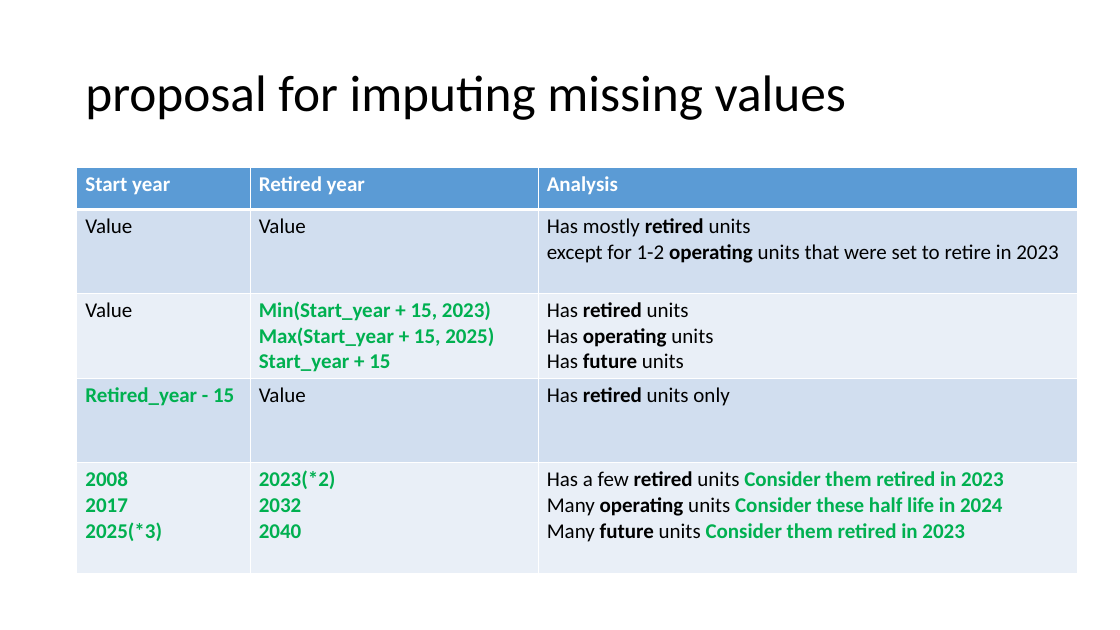
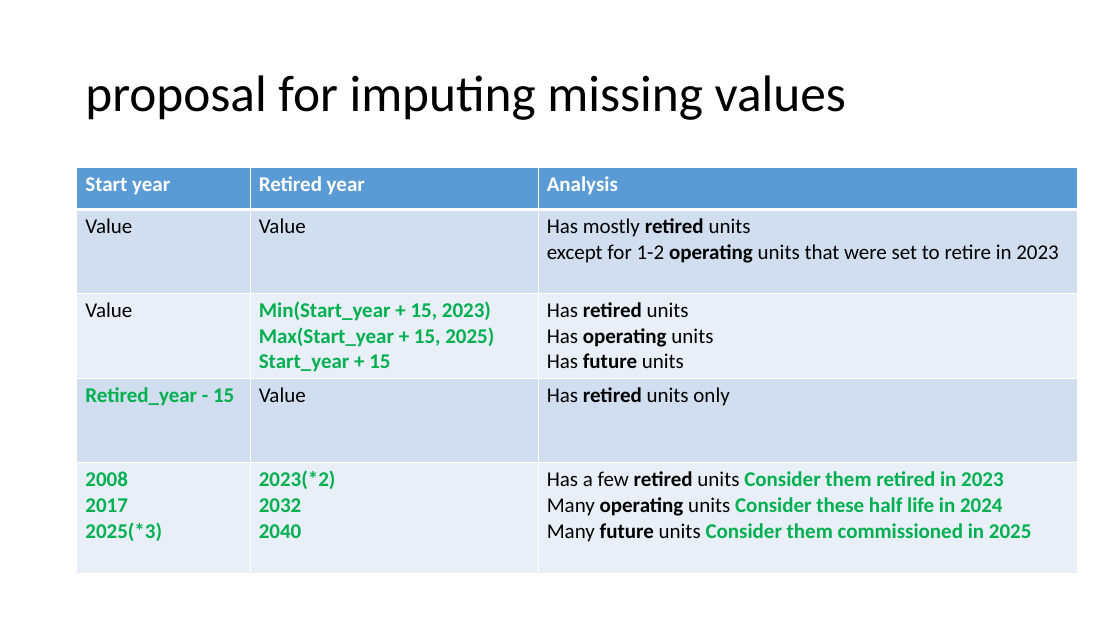
Before and after one commit to jorritvm/infovis, a slide deck: slide 5 of data/analysis/year_missing_data_approach.pptx. Drawn at 1120x630 pixels with LibreOffice and Linux fonts; fonts in the diff are those of the drawing. Boxes give left, top, right and bottom in pixels: in the first picture for what was removed or moved away, otherwise in the second. Text is boxed around its words. In the diff, an @@ line names an element or a change of style, - is before the commit and + after.

```diff
--- a/data/analysis/year_missing_data_approach.pptx
+++ b/data/analysis/year_missing_data_approach.pptx
@@ table at (77, 168, 1077, 571) @@
-row 5, column 3: Has a few retired units Consider them retired in 2023 / Many operating units Consider these half life in 2024 / Many future units Consider them retired in 2023
+row 5, column 3: Has a few retired units Consider them retired in 2023 / Many operating units Consider these half life in 2024 / Many future units Consider them commissioned in 2025
```
Also in this commit, not shown: 1 other slide changed, 1 slide added.
